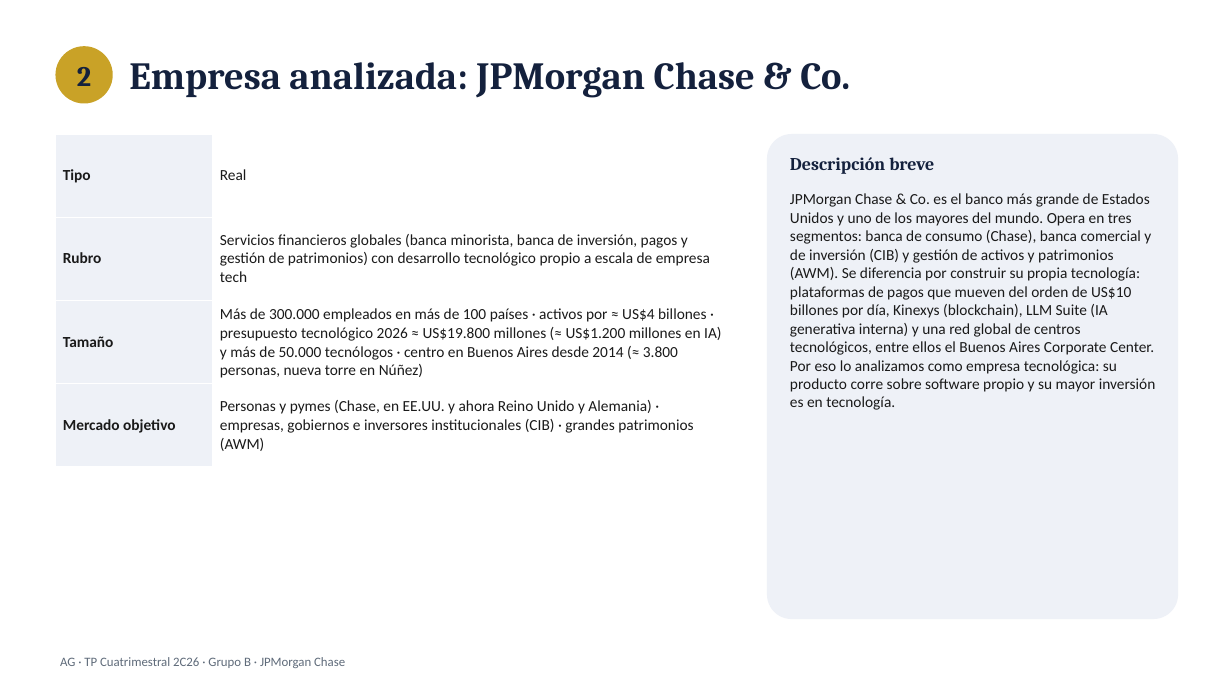
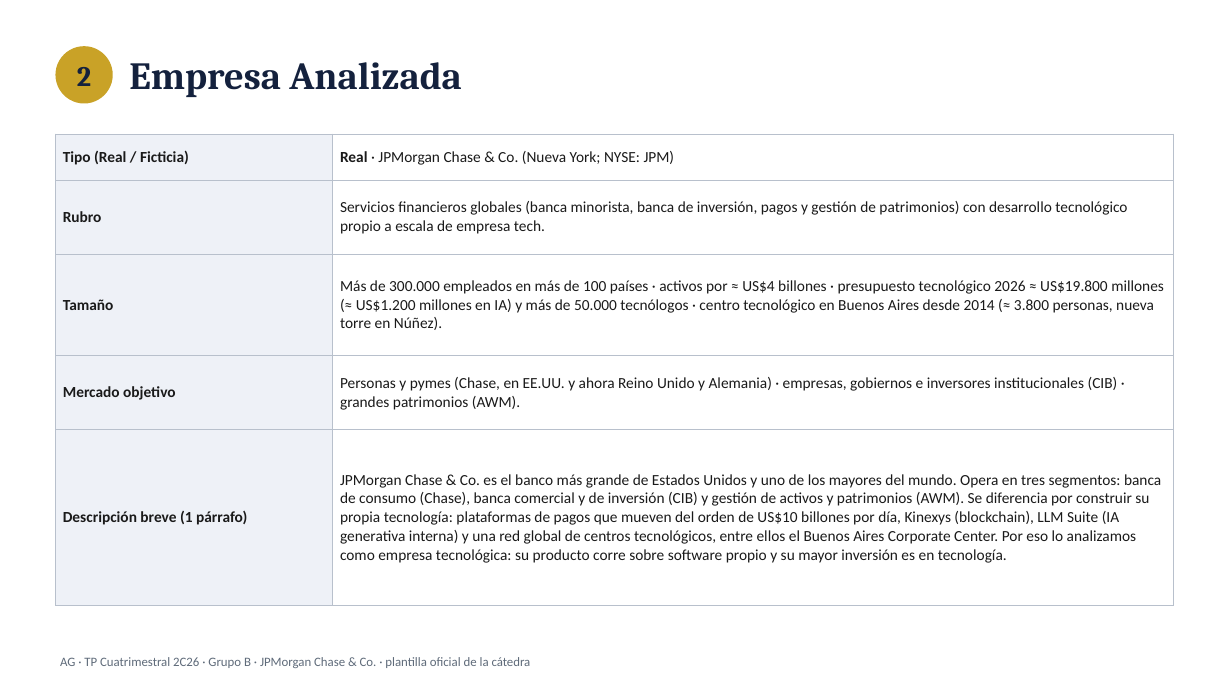
Before and after one commit to lschirripa/utn-boost, a slide deck: slide 3 of materias/administracion-gerencial/tp-cuatrimestral/exports/00_TP Cuatrimestral_GB.pptx. Drawn at 1232x693 pixels with LibreOffice and Linux fonts; fonts in the diff are those of the drawing. Boxes give left, top, right and bottom in pixels: in the first picture for what was removed or moved away, otherwise in the second. Text is boxed around its words. In the diff, an @@ line names an element or a change of style, - is before the commit and + after.

```diff
--- a/materias/administracion-gerencial/tp-cuatrimestral/exports/00_TP Cuatrimestral_GB.pptx
+++ b/materias/administracion-gerencial/tp-cuatrimestral/exports/00_TP Cuatrimestral_GB.pptx
@@ text at box(129, 62, 461, 97): text changed @@
-Empresa analizada: JPMorgan Chase & Co.
+Empresa Analizada
@@ table at box(55, 134, 1174, 605) @@
-row 1: Tipo | Real
-row 2: Rubro | Servicios financieros globales (banca minorista, banca de inversión, pagos y gestión de patrimonios) con desarrollo tecnológico propio a escala de empresa tech
-row 3: Tamaño | Más de 300.000 empleados en más de 100 países · activos por ≈ US$4 billones · presupuesto tecnológico 2026 ≈ US$19.800 millones (≈ US$1.200 millones en IA) y más de 50.000 tecnólogos · centro en Buenos Aires desde 2014 (≈ 3.800 personas, nueva torre en Núñez)
-row 4: Mercado objetivo | Personas y pymes (Chase, en EE.UU. y ahora Reino Unido y Alemania) · empresas, gobiernos e inversores institucionales (CIB) · grandes patrimonios (AWM)
+row 1: Tipo (Real / Ficticia) | Real · JPMorgan Chase & Co. (Nueva York; NYSE: JPM)
+row 2: Rubro | Servicios financieros globales (banca minorista, banca de inversión, pagos y gestión de patrimonios) con desarrollo tecnológico propio a escala de empresa tech.
+row 3: Tamaño | Más de 300.000 empleados en más de 100 países · activos por ≈ US$4 billones · presupuesto tecnológico 2026 ≈ US$19.800 millones (≈ US$1.200 millones en IA) y más de 50.000 tecnólogos · centro tecnológico en Buenos Aires desde 2014 (≈ 3.800 personas, nueva torre en Núñez).
+row 4: Mercado objetivo | Personas y pymes (Chase, en EE.UU. y ahora Reino Unido y Alemania) · empresas, gobiernos e inversores institucionales (CIB) · grandes patrimonios (AWM).
+row 5: Descripción breve (1 párrafo) | JPMorgan Chase & Co. es el banco más grande de Estados Unidos y uno de los mayores del mundo. Opera en tres segmentos: banca de consumo (Chase), banca comercial y de inversión (CIB) y gestión de activos y patrimonios (AWM). Se diferencia por construir su propia tecnología: plataformas de pagos que mueven del orden de US$10 billones por día, Kinexys (blockchain), LLM Suite (IA generativa interna) y una red global de centros tecnológicos, entre ellos el Buenos Aires Corporate Center. Por eso lo analizamos como empresa tecnológica: su producto corre sobre software propio y su mayor inversión es en tecnología.
@@ table: place and size @@
-table at box(55, 134, 730, 467)
+table at box(55, 134, 1174, 605)
@@ rounded rectangle removed at box(767, 134, 1178, 619) @@
@@ text removed at box(790, 157, 934, 174) @@
-Descripción breve
@@ text removed at box(790, 193, 1156, 410) @@
-JPMorgan Chase & Co. es el banco más grande de Estados Unidos y uno de los mayores del mundo. Opera en tres segmentos: banca de consumo (Chase), banca comercial y de inversión (CIB) y gestión de activos y patrimonios (AWM). Se diferencia por construir su propia tecnología: plataformas de pagos que mueven del orden de US$10 billones por día, Kinexys (blockchain), LLM Suite (IA generativa interna) y una red global de centros tecnológicos, entre ellos el Buenos Aires Corporate Center. Por eso lo analizamos como empresa tecnológica: su producto corre sobre software propio y su mayor inversión es en tecnología.
@@ text at box(60, 657, 531, 668): text changed @@
-AG · TP Cuatrimestral 2C26 · Grupo B · JPMorgan Chase
+AG · TP Cuatrimestral 2C26 · Grupo B · JPMorgan Chase & Co. · plantilla oficial de la cátedra
```
Also in this commit, not shown: 9 other slides changed, 2 other files.
